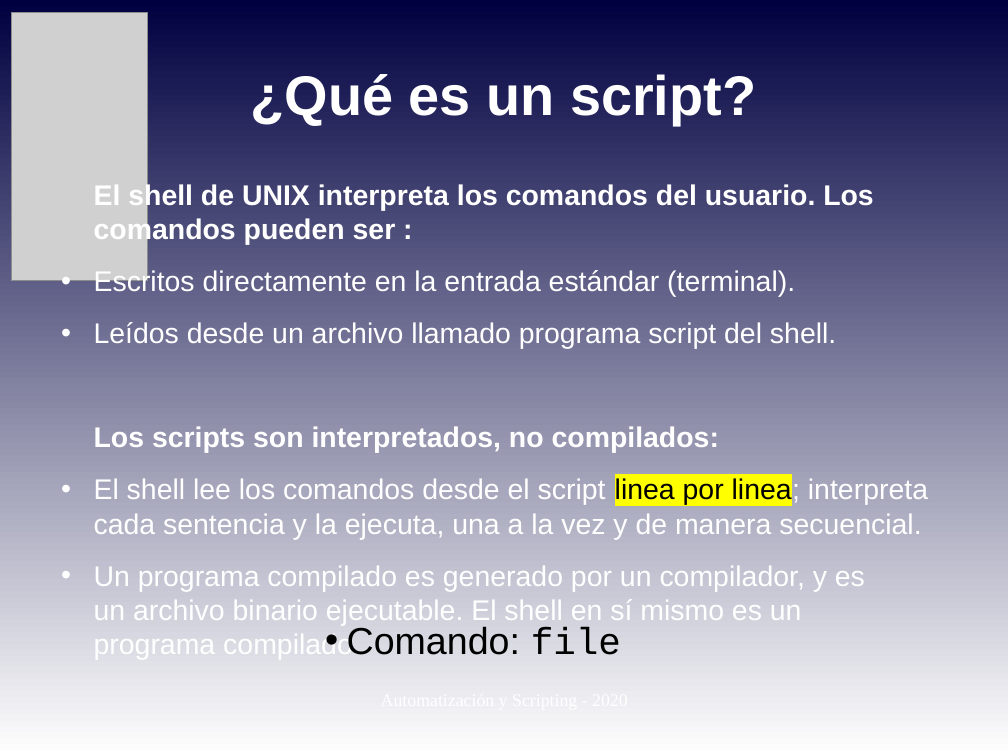
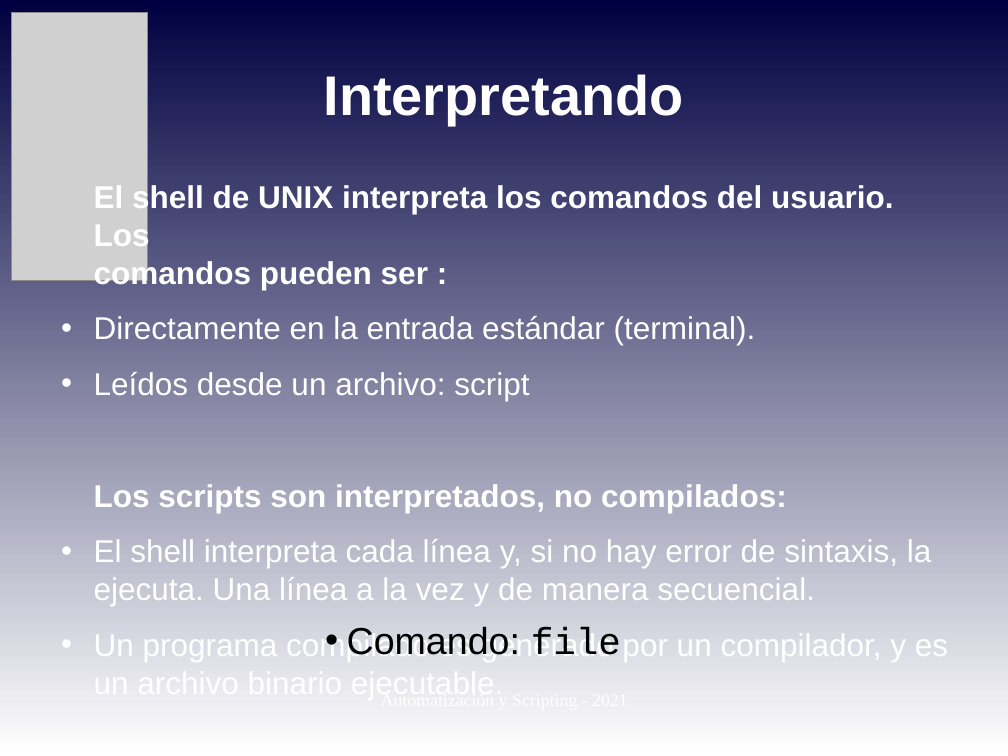
Before and after one commit to niniadcobre/-AutoyScripting, a slide deck: slide 7 of clases/AYS_clase02.odp (slide 5 before the commit). Drawn at 1008x756 pixels with LibreOffice and Linux fonts; fonts in the diff are those of the drawing; grey boxes stand for pictures. Boxes give left, top, right and bottom in pixels: in the first picture for what was removed or moved away, otherwise in the second. Text is boxed around its words. In the diff, an @@ line names an element or a change of style, - is before the commit and + after.

```diff
--- a/clases/AYS_clase02.odp
+++ b/clases/AYS_clase02.odp
@@ title at [324, 74, 684, 125]: text changed @@
-¿Qué es un script?
+Interpretando
@@ text at [94, 183, 894, 513]: size 22.4 to 24.8 pt in "El shell de UNIX interpreta los comandos ...", "Los scripts son interpretados, no compilados:" @@
@@ text at [94, 316, 756, 401]: text changed; size 22.4 to 24.8 pt @@
-• Escritos directamente en la entrada estándar (terminal).
-• Leídos desde un archivo llamado programa script del shell.
+• Directamente en la entrada estándar (terminal).
+• Leídos desde un archivo: script
@@ text at [94, 539, 948, 663]: text changed; size 22.4 to 24.8 pt @@
-• El shell lee los comandos desde el script linea por linea; interpreta cada sentencia y la ejecuta, una a la vez y de manera secuencial.
-• Un programa compilado es generado por un compilador, y es
-  un archivo binario ejecutable. El shell en sí mismo es un
-  programa compilado.
+• El shell interpreta cada línea y, si no hay error de sintaxis, la ejecuta. Una línea a la vez y de manera secuencial.
+• Un programa compilado es generado por un compilador, y es
+  un archivo binario ejecutable.
```
Also in this commit, not shown: 9 other slides changed, 1 slide added, 2 other files.
